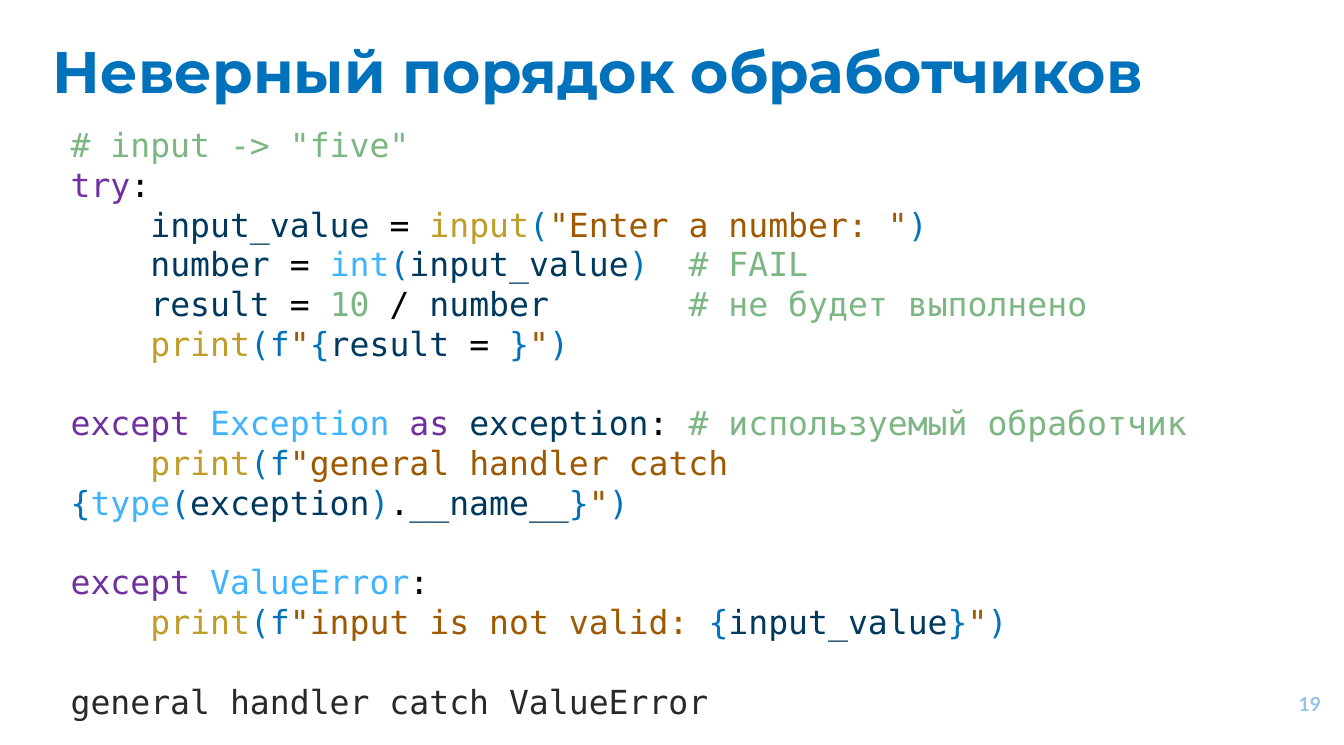
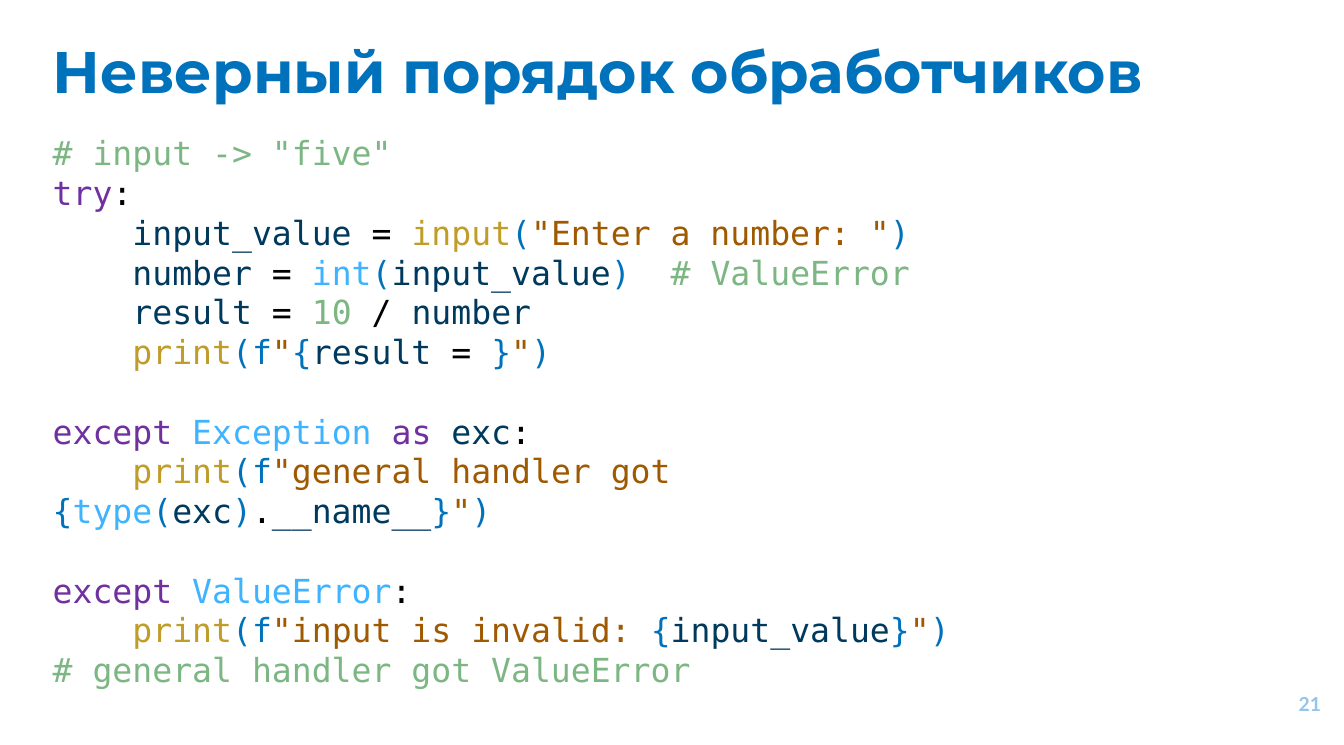
Before and after one commit to EvgrafovMichail/python_mipt_dafe, a slide deck: slide 21 of lessons/sem01/lesson09/exceptions.pptx (slide 19 before the commit). Drawn at 1344x745 pixels with LibreOffice and Linux fonts; fonts in the diff are those of the drawing. Boxes give left, top, right and bottom in pixels: in the first picture for what was removed or moved away, otherwise in the second. Text is boxed around its words. In the diff, an @@ line names an element or a change of style, - is before the commit and + after.

```diff
--- a/lessons/sem01/lesson09/exceptions.pptx
+++ b/lessons/sem01/lesson09/exceptions.pptx
@@ text "# input -> "five"": place and size @@
-text "# input -> "five"" at (71, 132, 1187, 642)
+text "# input -> "five"" at (53, 140, 950, 689)
@@ text at (132, 259, 910, 325): text changed @@
-number = int(input_value) # FAIL
-result = 10 / number # не будет выполнено
+number = int(input_value) # ValueError
+result = 10 / number
@@ text at (53, 419, 671, 531): text changed; text colour #00395E to #A05900 @@
-except Exception as exception: # используемый обработчик
-print(f"general handler catch {type(exception).__name__}")
+except Exception as exc:
+print(f"general handler got {type(exc).__name__}")
@@ text at (93, 616, 950, 689): text changed; text colour #292929 to #7CB683 @@
-print(f"input is not valid: {input_value}")
-general handler catch ValueError
+print(f"input is invalid: {input_value}")
+# general handler got ValueError
@@ page number at (1299, 697, 1321, 711): text changed @@
-19
+21
```
Also in this commit, not shown: 37 other slides changed, 13 slides added, 6 slides removed.
